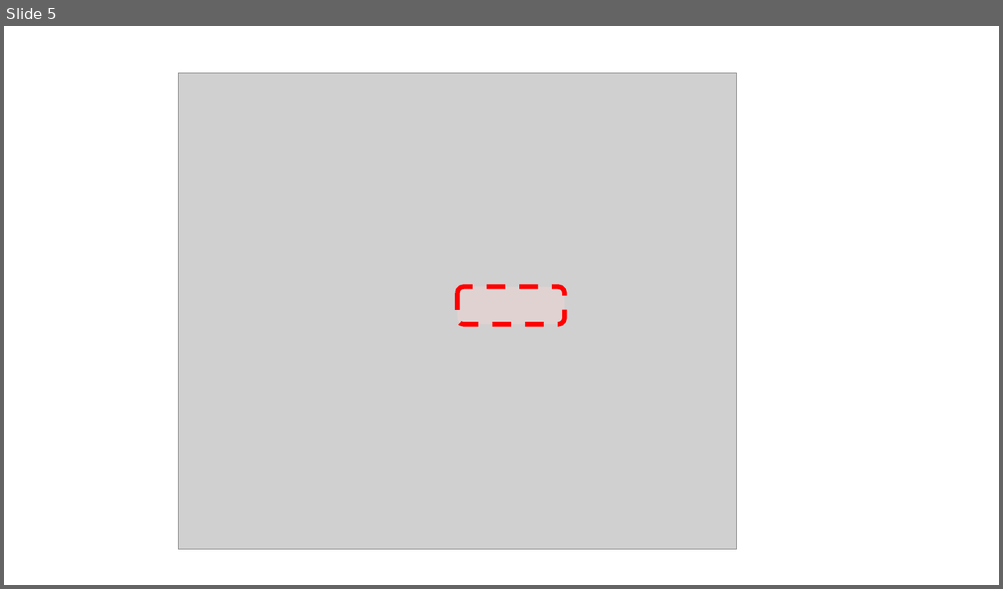
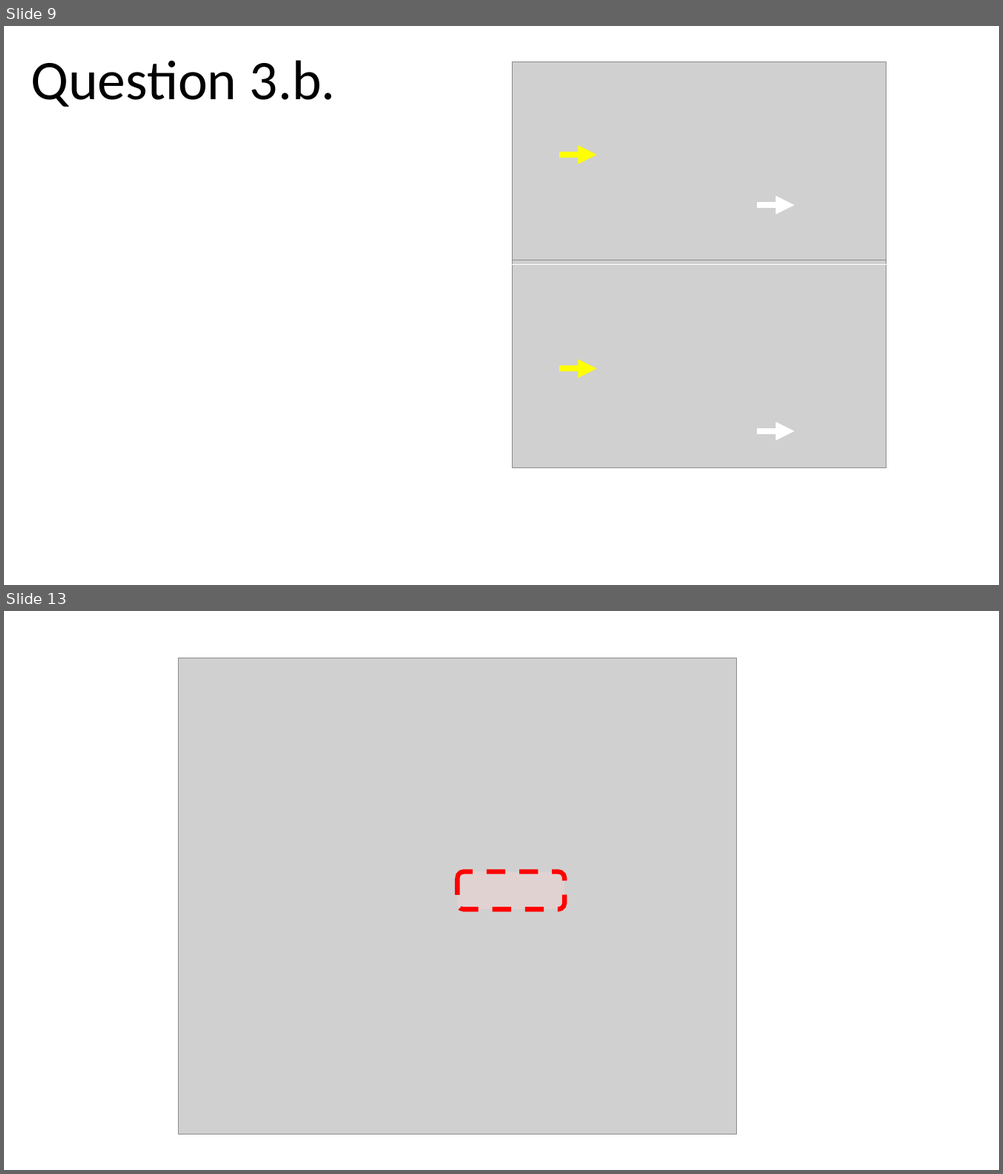
Before and after one commit to chris-s-bowden/page-test, a slide deck: docs/img_edits.pptm. Shown one above the other, each under a label of ours: slide 5 before the commit, slides 9 and 13 after it; the slides between them are not shown. The pictures are 1003x589 and 1003x1174 pixels, drawn with LibreOffice and Linux fonts; fonts in the diff are those of the drawing; grey boxes stand for pictures. Boxes give left, top, right and bottom in pixels: in the first picture for what was removed or moved away, otherwise in the second. Text is boxed around its words. In the diff, an @@ line names an element or a change of style, - is before the commit and + after.

```diff
--- a/docs/img_edits.pptm
+++ b/docs/img_edits.pptm
@@ slide 9 added at bbox=[4, 26, 999, 585], background #FFFFFF @@
@@ text added at bbox=[31, 60, 336, 107], 54 pt, text #000000 @@
+Question 3.b.
@@ picture added at bbox=[512, 62, 887, 261] @@
@@ arrow added from (559, 155) to (597, 155), #FFFF00 6 pt @@
@@ arrow added from (757, 205) to (794, 205), #FFFFFF 6 pt @@
@@ line added from (502, 265) to (886, 265), #FFFFFF 0.5 pt @@
@@ picture added at bbox=[512, 261, 887, 469] @@
@@ arrow added from (559, 369) to (597, 369), #FFFF00 6 pt @@
@@ arrow added from (757, 432) to (794, 432), #FFFFFF 6 pt @@
@@ what was slide 5 is now slide 13 @@
```
Also in this commit, not shown: 1 slide changed, 9 other slides added, 2 slides removed, 45 other files.
